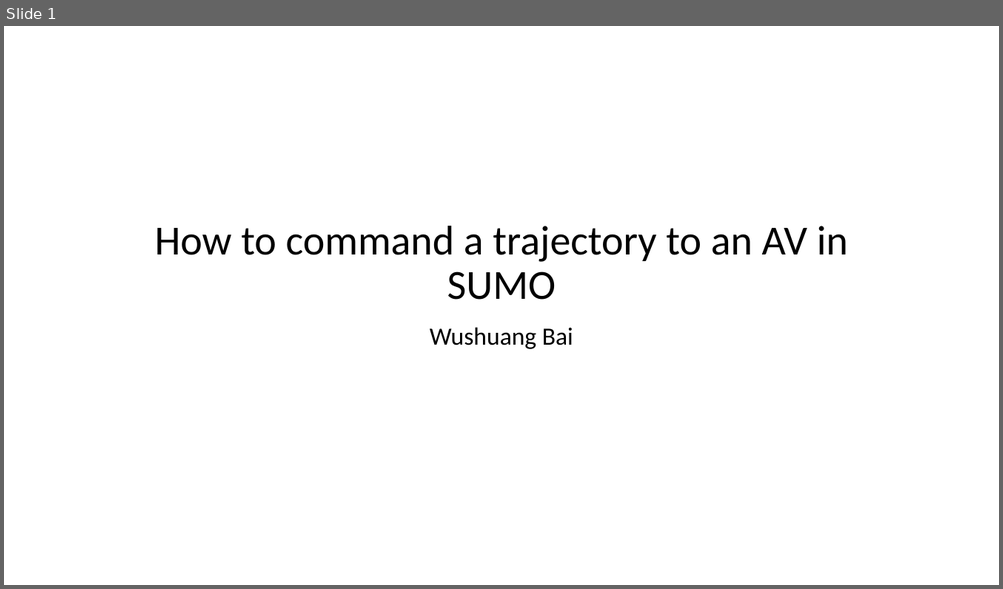
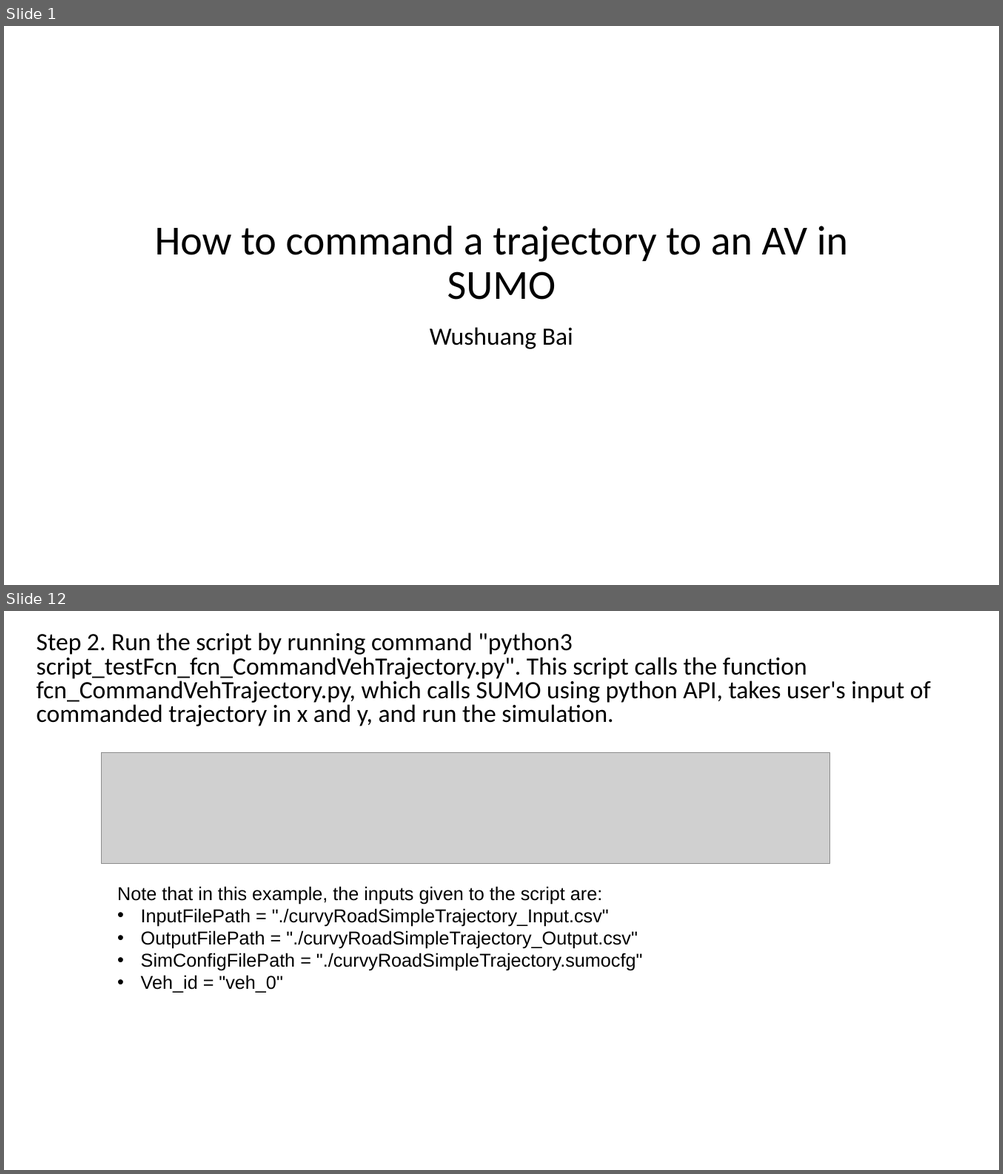
Before and after one commit to PAWorkzoneAutomation/TrafficSimulators_GettingStartedWithDifferrentSimulators_GettingStartedWithSUMO, a slide deck: Documents/How to command a trajectory to an AV.pptx. Shown one above the other, each under a label of ours: slide 1 before the commit, slides 1 and 12 after it; the slides between them are not shown. The pictures are 1003x589 and 1003x1174 pixels, drawn with LibreOffice and Linux fonts; fonts in the diff are those of the drawing; grey boxes stand for pictures. Boxes give left, top, right and bottom in pixels: in the first picture for what was removed or moved away, otherwise in the second. Text is boxed around its words. In the diff, an @@ line names an element or a change of style, - is before the commit and + after.

```diff
--- a/Documents/How to command a trajectory to an AV.pptx
+++ b/Documents/How to command a trajectory to an AV.pptx
@@ slide 12 added at <box>4,611,999,1170</box>, background #FFFFFF @@
@@ text added at <box>37,632,930,726</box>, 24.1 pt, text #000000 @@
+Step 2. Run the script by running command "python3 script_testFcn_fcn_CommandVehTrajectory.py". This script calls the function fcn_CommandVehTrajectory.py, which calls SUMO using python API, takes user's input of commanded trajectory in x and y, and run the simulation.
@@ picture added at <box>101,753,829,864</box> @@
@@ text added at <box>117,886,643,993</box>, 18 pt, text #000000 @@
+Note that in this example, the inputs given to the script are:
+• InputFilePath = "./curvyRoadSimpleTrajectory_Input.csv"
+• OutputFilePath = "./curvyRoadSimpleTrajectory_Output.csv"
+• SimConfigFilePath = "./curvyRoadSimpleTrajectory.sumocfg"
+• Veh_id = "veh_0"
```
Also in this commit, not shown: 8 slides changed, 11 other slides added.
